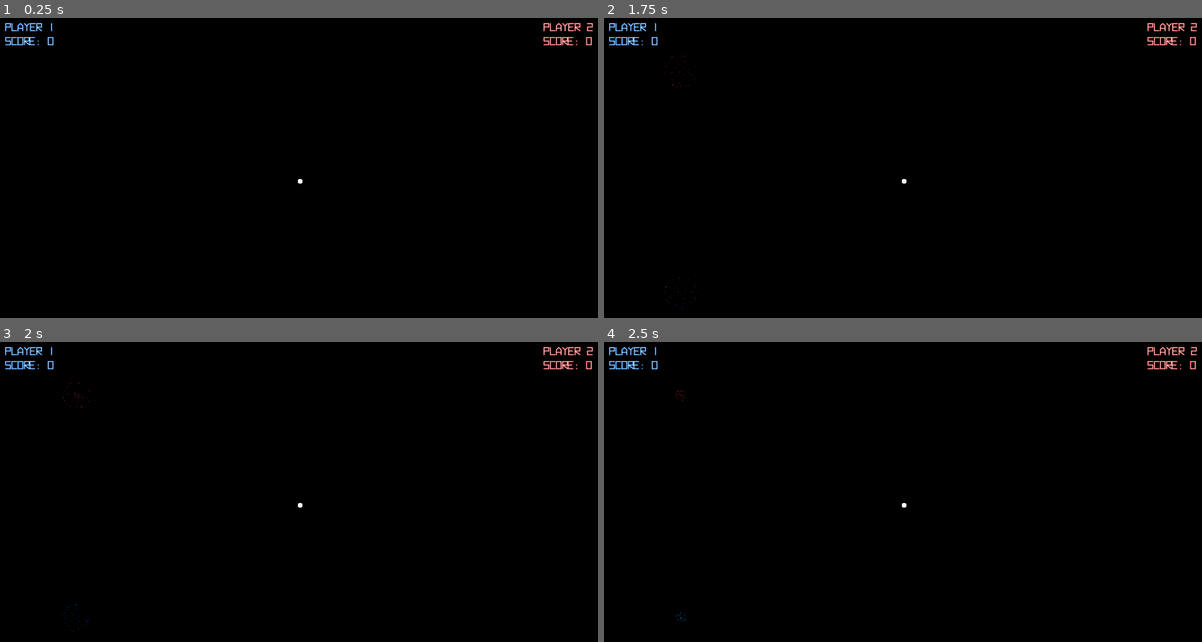
Above: before the commit, frames 1-4 (two rows, left to right).
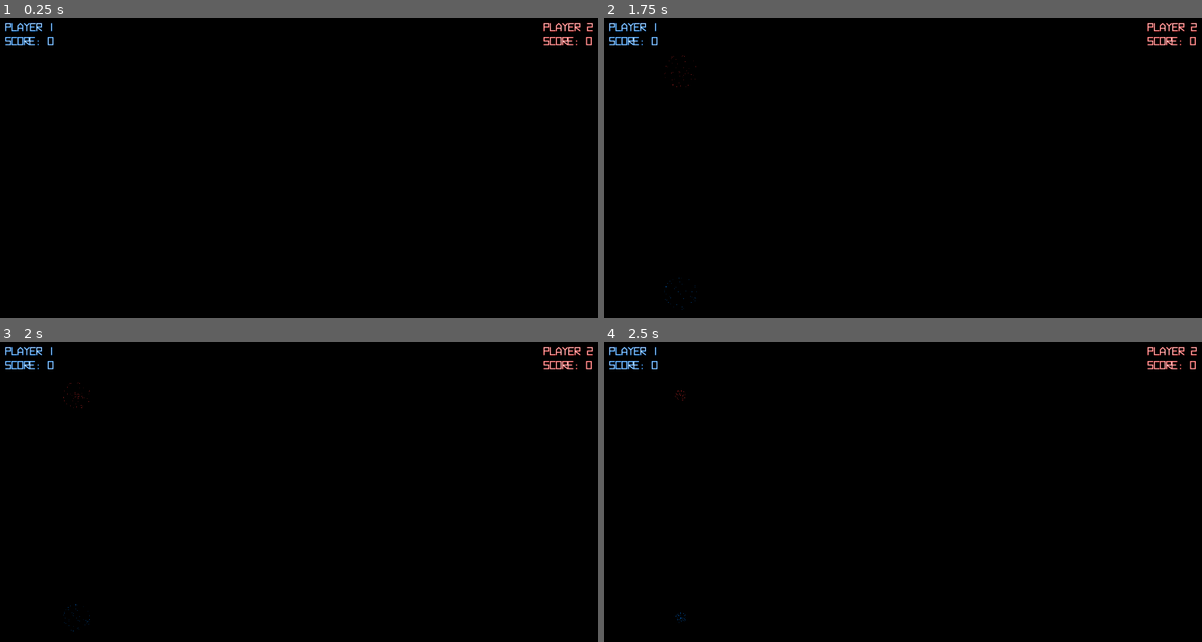
Above: after the commit, the same moments.

Repository: Eliasdbr/Spacewar
Game: Godot game, scene res://main.tscn
Two runs of this game, one before a commit and one after it. Both use one fixed random seed, a clock stepped at 60 frames per second and the inputs below. Sound files missing from this copy of the repository are replaced by a short silence.
Inputs:
- Up to frame 1 (0.25 s): no input
- Up to frame 2 (1.75 s): tap Enter at 0.5 s; tap Space at 1.25 s
- Up to frame 3 (2 s): no input
- Up to frame 4 (2.5 s): tap Enter at 2 s

The runs differ from the first frame. In frame 1, less than 0.1% of the frame differs, in the area x 49-51%, y 53-56%; in frame 2, less than 0.1%; in frame 3, less than 0.1%; in frame 4, less than 0.1%.

Commit message:
WIP: Bugfix: Orphan Projectile.\

Diff:
--- a/gameplay.tscn
+++ b/gameplay.tscn
@@ -31,6 +31,8 @@
 delay = 1.5
 
 [node name="Star" parent="Environment" instance=ExtResource("3_71qgu")]
+process_mode = 4
+visible = false
 position = Vector2(960, 540)
 
 [node name="UI" type="CanvasLayer" parent="."]
--- a/project.godot
+++ b/project.godot
@@ -33,12 +33,14 @@
 "deadzone": 0.5,
 "events": [Object(InputEventKey,"resource_local_to_scene":false,"resource_name":"","device":-1,"window_id":0,"alt_pressed":false,"shift_pressed":false,"ctrl_pressed":false,"meta_pressed":false,"pressed":false,"keycode":0,"physical_keycode":81,"key_label":0,"unicode":113,"echo":false,"script":null)
 , Object(InputEventJoypadButton,"resource_local_to_scene":false,"resource_name":"","device":0,"button_index":13,"pressure":0.0,"pressed":false,"script":null)
+, Object(InputEventJoypadMotion,"resource_local_to_scene":false,"resource_name":"","device":0,"axis":0,"axis_value":-1.0,"script":null)
 ]
 }
 p1_rotate_cw={
 "deadzone": 0.5,
 "events": [Object(InputEventKey,"resource_local_to_scene":false,"resource_name":"","device":-1,"window_id":0,"alt_pressed":false,"shift_pressed":false,"ctrl_pressed":false,"meta_pressed":false,"pressed":false,"keycode":0,"physical_keycode":65,"key_label":0,"unicode":97,"echo":false,"script":null)
 , Object(InputEventJoypadButton,"resource_local_to_scene":false,"resource_name":"","device":0,"button_index":14,"pressure":0.0,"pressed":false,"script":null)
+, Object(InputEventJoypadMotion,"resource_local_to_scene":false,"resource_name":"","device":0,"axis":0,"axis_value":1.0,"script":null)
 ]
 }
 p1_thrust={
@@ -57,12 +59,14 @@
 "deadzone": 0.5,
 "events": [Object(InputEventKey,"resource_local_to_scene":false,"resource_name":"","device":-1,"window_id":0,"alt_press …(182 unchanged characters)…
 , Object(InputEventJoypadButton,"resource_local_to_scene":false,"resource_name":"","device":1,"button_index":13,"pressure":0.0,"pressed":false,"script":null)
+, Object(InputEventJoypadMotion,"resource_local_to_scene":false,"resource_name":"","device":1,"axis":0,"axis_value":-1.0,"script":null)
 ]
 }
 p2_rotate_cw={
 "deadzone": 0.5,
 "events": [Object(InputEventKey,"resource_local_to_scene":false,"resource_name":"","device":-1,"window_id":0,"alt_press …(182 unchanged characters)…
 , Object(InputEventJoypadButton,"resource_local_to_scene":false,"resource_name":"","device":1,"button_index":14,"pressure":0.0,"pressed":false,"script":null)
+, Object(InputEventJoypadMotion,"resource_local_to_scene":false,"resource_name":"","device":1,"axis":0,"axis_value":1.0,"script":null)
 ]
 }
 p2_thrust={
@@ -80,11 +84,13 @@
 p3_rotate_ccw={
 "deadzone": 0.5,
 "events": [Object(InputEventJoypadButton,"resource_local_to_scene":false,"resource_name":"","device":2,"button_index":13,"pressure":0.0,"pressed":false,"script":null)
+, Object(InputEventJoypadMotion,"resource_local_to_scene":false,"resource_name":"","device":2,"axis":0,"axis_value":-1.0,"script":null)
 ]
 }
 p3_rotate_cw={
 "deadzone": 0.5,
 "events": [Object(InputEventJoypadButton,"resource_local_to_scene":false,"resource_name":"","device":2,"button_index":14,"pressure":0.0,"pressed":false,"script":null)
+, Object(InputEventJoypadMotion,"resource_local_to_scene":false,"resource_name":"","device":2,"axis":0,"axis_value":1.0,"script":null)
 ]
 }
 p3_thrust={
@@ -100,11 +106,13 @@
 p4_rotate_ccw={
 "deadzone": 0.5,
 "events": [Object(InputEventJoypadButton,"resource_local_to_scene":false,"resource_name":"","device":3,"button_index":13,"pressure":0.0,"pressed":false,"script":null)
+, Object(InputEventJoypadMotion,"resource_local_to_scene":false,"resource_name":"","device":3,"axis":0,"axis_value":-1.0,"script":null)
 ]
 }
 p4_rotate_cw={
 "deadzone": 0.5,
 "events": [Object(InputEventJoypadButton,"resource_local_to_scene":false,"resource_name":"","device":3,"button_index":14,"pressure":0.0,"pressed":false,"script":null)
+, Object(InputEventJoypadMotion,"resource_local_to_scene":false,"resource_name":"","device":3,"axis":0,"axis_value":1.0,"script":null)
 ]
 }
 p4_thrust={
--- a/projectiles/projectile.gd
+++ b/projectiles/projectile.gd
@@ -12,6 +12,7 @@
 @onready var line_2d = $Line2D
 
 var owner_ship: Ship = null
+var owner_ship_id: int = -1
 var distance_reached: float = 0.0
 var damage: float = 1.0
 
@@ -20,6 +21,7 @@
 	if (owner_ship and owner_ship is Ship):
 		var ship_movement = owner_ship.find_child("Movement")
 		movement.velocity += ship_movement.velocity
+		owner_ship_id = owner_ship.get_instance_id()
 
 func _process(delta):
 	line_2d.points[1] = -movement.velocity * delta * 2.0
@@ -31,11 +33,12 @@
 func _on_hitbox_area_entered(area: Area2D):
 	# TODO: Add collision with other objects
 	var other = area.get_parent()
+	var other_id = other.get_instance_id()
 	# Collision with a player ship
 	if area.get_collision_layer_value(1):
 		queue_free()
 	if area.get_collision_layer_value(2):
-		if owner_ship and owner_ship.get_instance_id() == other.get_instance_id():
+		if owner_ship and owner_ship_id == other_id:
 			return
 		var gameplay_node = $"/root/Main/Gameplay"
 		if owner_ship is PlayerShip:
